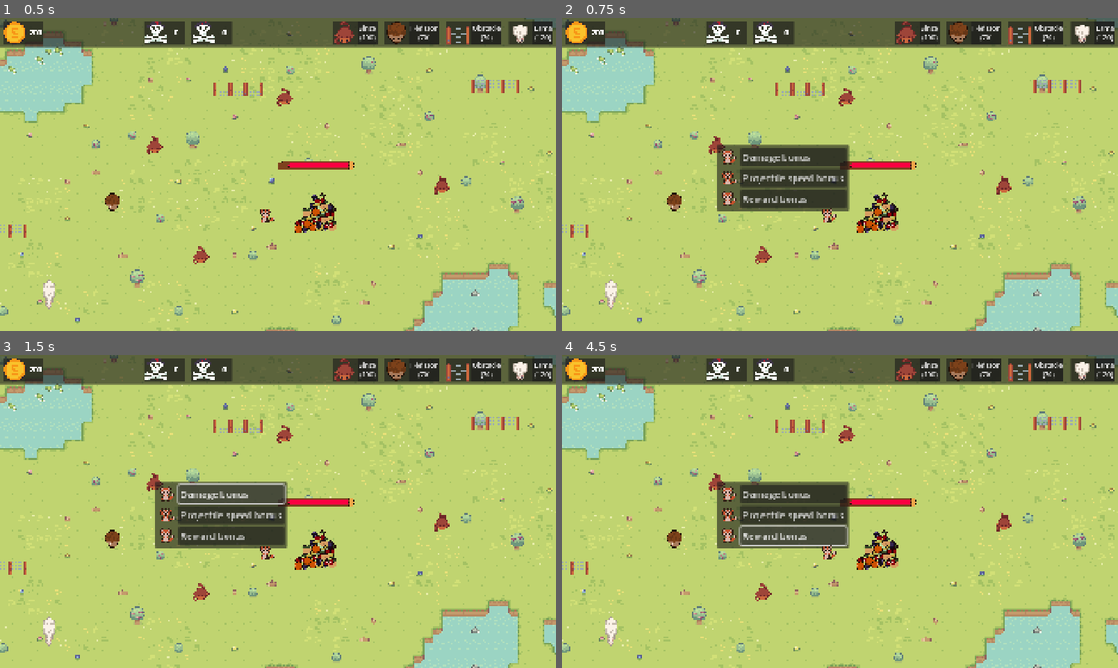
Above: before the commit, frames 1-4 (two rows, left to right).
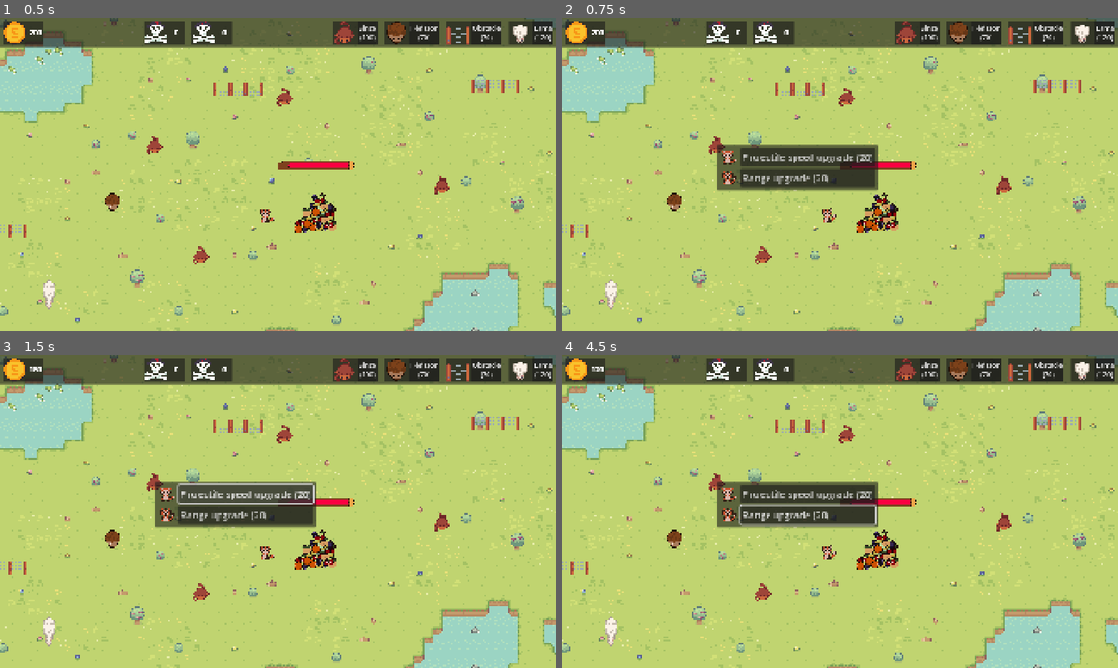
Above: after the commit, the same moments.

Repository: CreaJeu/PirateTowerDefense
Game: Godot game, scene res://scenes/main.tscn
The game is run twice, just before and just after one commit, with the same random seed, the same clock (stepped at 60 frames per second) and the same inputs.
Inputs (mouse positions are in pixels of both pictures, inside the frame that each line leads up to):
- Up to frame 1 (0.5 s): no input
- Up to frame 2 (0.75 s): click (717, 146) at 0.52 s
- Up to frame 3 (1.5 s): click (233, 492) at 1.25 s, where only the run before the commit has a clickable "Damage bonus"
- Up to frame 4 (4.5 s): click (806, 492) at 2 s, where only the run after the commit has a clickable "Projectile speed upgrade (20)"; click (795, 514) at 2.75 s, where only the run before the commit has a clickable "Projectile speed bonus"; click (806, 514) at 3.5 s, where only the run after the commit has a clickable "Range upgrade (20)"; click (795, 536) at 4.25 s, where only the run before the commit has a clickable "Reward bonus"

Frame 1 is identical in both runs. In frame 2, 3.0% of the frame differs, in the area x 27-57%, y 40-62%; in frame 3, 3.0%; in frame 4, 3.4%, in the area x 5-57%, y 3-62%.

Commit message:
Upgrades for singes

Diff:
--- a/scenes/turret.tscn
+++ b/scenes/turret.tscn
@@ -40,47 +40,49 @@
 [node name="PhysicalShape" type="CollisionShape2D" parent="ConstructionRestriction"]
 shape = SubResource("CircleShape2D_485p4")
 
-[node name="PanelContainer" type="PanelContainer" parent="."]
+[node name="UpgradeMenuPanel" type="PanelContainer" parent="."]
 visible = false
 offset_right = 40.0
 offset_bottom = 40.0
 
-[node name="MarginContainer" type="MarginContainer" parent="PanelContainer"]
+[node name="MarginContainer" type="MarginContainer" parent="UpgradeMenuPanel"]
 layout_mode = 2
 theme_override_constants/margin_left = 5
 theme_override_constants/margin_top = 5
 theme_override_constants/margin_right = 5
 theme_override_constants/margin_bottom = 5
 
-[node name="GridContainer" type="GridContainer" parent="PanelContainer/MarginContainer"]
+[node name="GridContainer" type="GridContainer" parent="UpgradeMenuPanel/MarginContainer"]
 layout_mode = 2
 columns = 2
 
-[node name="TextureRect" type="TextureRect" parent="PanelContainer/MarginContainer/GridContainer"]
+[node name="TextureRect" type="TextureRect" parent="UpgradeMenuPanel/MarginContainer/GridContainer"]
+visible = false
 layout_mode = 2
 texture = ExtResource("4_6fjxm")
 
-[node name="Button" type="Button" parent="PanelContainer/MarginContainer/GridContainer"]
+[node name="DamageButton" type="Button" parent="UpgradeMenuPanel/MarginContainer/GridContainer"]
+visible = false
 layout_mode = 2
 text = "Damage bonus"
 alignment = 0
 
-[node name="TextureRect2" type="TextureRect" parent="PanelContainer/MarginContainer/GridContainer"]
+[node name="TextureRect2" type="TextureRect" parent="UpgradeMenuPanel/MarginContainer/GridContainer"]
 layout_mode = 2
 texture = ExtResource("5_dirdf")
 
-[node name="Button2" type="Button" parent="PanelContainer/MarginContainer/GridContainer"]
+[node name="ProjSpeedButton" type="Button" parent="UpgradeMenuPanel/MarginContainer/GridContainer"]
 layout_mode = 2
-text = "Projectile speed bonus"
+text = "Projectile speed upgrade (20)"
 alignment = 0
 
-[node name="TextureRect3" type="TextureRect" parent="PanelContainer/MarginContainer/GridContainer"]
+[node name="TextureRect3" type="TextureRect" parent="UpgradeMenuPanel/MarginContainer/GridContainer"]
 layout_mode = 2
 texture = ExtResource("4_6fjxm")
 
-[node name="Button3" type="Button" parent="PanelContainer/MarginContainer/GridContainer"]
+[node name="RangeButton" type="Button" parent="UpgradeMenuPanel/MarginContainer/GridContainer"]
 layout_mode = 2
-text = "Reward bonus"
+text = "Range upgrade (20)"
 alignment = 0
 
 [node name="FiringArea" type="Area2D" parent="."]
--- a/scripts/turret.gd
+++ b/scripts/turret.gd
@@ -11,10 +11,17 @@
 @export var max_health: int = 20
 @export var rotation_speed: float = 10.0  # How quickly the turret rotates to face enemies
 
+var current_damage_upgrade = 1
+var current_proj_speed_upgrade = 1
+var current_range_upgrade = 1
+
 var health: int
 var enemies_in_range: Array[Node2D] = []
 
 @onready var fire_timer: Timer = $FiringCooldown
+@onready var upgrade_damage_button: Button = $UpgradeMenuPanel/MarginContainer/GridContainer/DamageButton
+@onready var upgrade_proj_speed_button: Button = $UpgradeMenuPanel/MarginContainer/GridContainer/ProjSpeedButton
+@onready var upgrade_range_button: Button = $UpgradeMenuPanel/MarginContainer/GridContainer/RangeButton
 
 func _ready():
 	$ConstructionRestriction.add_to_group("build_blocker")
@@ -28,6 +35,12 @@
 	if (placed):
 		$Button.show()
 	health = max_health
+
+	upgrade_proj_speed_button.pressed.connect(upgrade_projectile_speed)
+	upgrade_range_button.pressed.connect(upgrade_range)
+
+	Gamestate.money_changed.connect(check_money)
+
 
 func _process(delta):
 	# Handle rotation toward target if there are enemies
@@ -95,10 +108,10 @@
 	get_tree().current_scene.add_child(projectile)
 
 func show_upgrade_menu():
-	$PanelContainer.show()
+	$UpgradeMenuPanel.show()
 
 func hide_upgrade_menu():
-	$PanelContainer.hide()
+	$UpgradeMenuPanel.hide()
 
 func get_overlapping_bodies():
 	return $ConstructionRestriction.get_overlapping_bodies()
@@ -133,3 +146,39 @@
 	# Final tween to return to original position
 	tween.chain().tween_property(self, "position", original_position, 0.1)
 	tween.play()
+
+func upgrade_range():
+	if current_range_upgrade >= 5:
+		upgrade_range_button.disabled = true
+		print("upgrade_range maxed")
+		return
+
+	if not (Gamestate.spend_money(20)):
+		return
+
+	$FiringArea/FiringRange.shape.radius += 30
+
+	current_range_upgrade += 1
+
+func upgrade_projectile_speed():
+	if current_proj_speed_upgrade >= 5:
+		upgrade_proj_speed_button.disabled = true
+		print("upgrade_projectile_speed maxed")
+		return
+
+	if not (Gamestate.spend_money(20)):
+		return
+
+	projectile_speed += 100
+
+	current_proj_speed_upgrade += 1
+
+func check_money(current_money: int):
+	if current_money < 20:
+		upgrade_proj_speed_button.disabled = true
+		upgrade_range_button.disabled = true
+	else:
+		if current_proj_speed_upgrade < 5:
+			upgrade_proj_speed_button.disabled = false
+		if current_range_upgrade < 5:
+			upgrade_range_button.disabled = false
